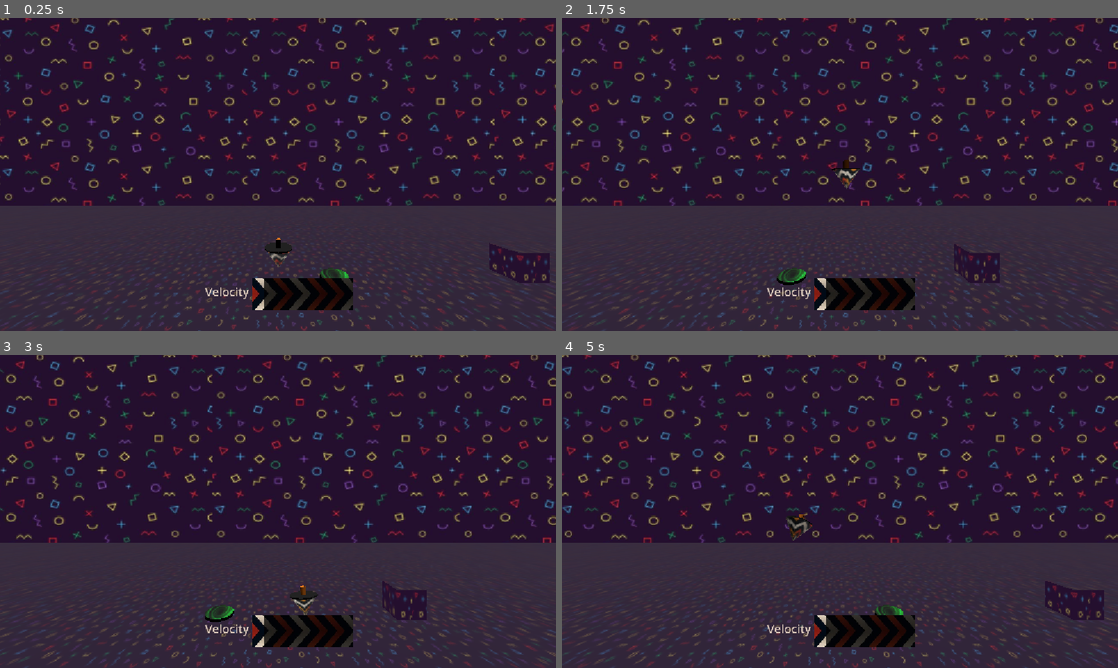
Above: before the commit, frames 1-4 (two rows, left to right).
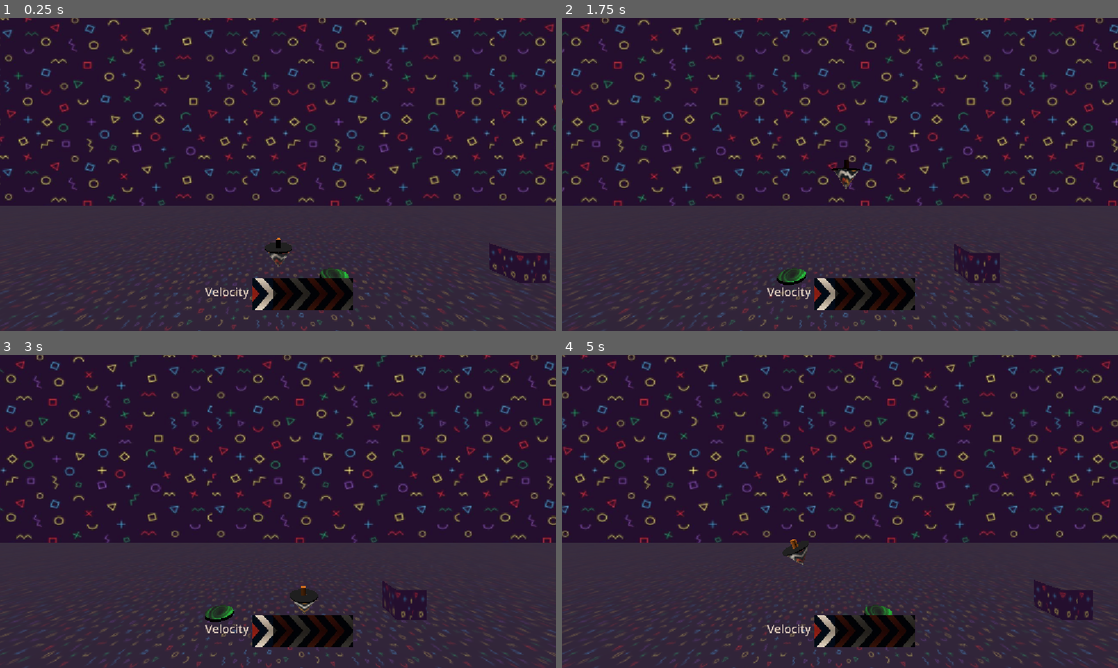
Above: after the commit, the same moments.

Repository: Tal1762/JuniperGameJam
Game: Godot game, scene res://space.tscn
Two runs of this game, one before a commit and one after it. Both use one fixed random seed, a clock stepped at 60 frames per second and the inputs below.
Inputs:
- Up to frame 1 (0.25 s): no input
- Up to frame 2 (1.75 s): hold D (right) 0.53-1.28 s; hold A (left) from 1.28 s (still down)
- Up to frame 3 (3 s): release A (left) at 2.03 s; hold D (right) from 2.03 s (still down)
- Up to frame 4 (5 s): release D (right) at 3.53 s; hold A (left) from 3.53 s (still down)

The runs differ from the first frame. In frame 1, less than 0.1% of the frame differs, in the area x 47-50%, y 72-93%; in frame 2, 0.2%; in frame 3, 0.2%; in frame 4, 12%, in the area x 0-100%, y 0-100%.

Commit message:
modifications and pseudospeed

Diff:
--- a/bounce_pad.gd
+++ b/bounce_pad.gd
@@ -15,4 +15,4 @@
 func _on_body_entered(body: Node3D) -> void:
 	if body is not RigidBody3D:
 		return
-	body.apply_force(Vector3(0,500,0))
+	body.apply_central_force(Vector3(0,500,0))
--- a/bounce_pad.tscn
+++ b/bounce_pad.tscn
@@ -13,7 +13,7 @@
 height = 0.1
 
 [sub_resource type="CylinderShape3D" id="CylinderShape3D_sqs3k"]
-height = 0.1
+height = 0.01
 
 [node name="Bounce Pad" type="Area3D" unique_id=520150788]
 script = ExtResource("1_6f368")
--- a/level_1.tscn
+++ b/level_1.tscn
@@ -4,6 +4,7 @@
 [ext_resource type="PackedScene" uid="uid://3nm8ucwmu55v" path="res://top.tscn" id="1_hn12h"]
 [ext_resource type="Script" uid="uid://ck5ogrhoddyyd" path="res://camera_3d.gd" id="2_hbghi"]
 [ext_resource type="PackedScene" uid="uid://chreffqw7kr7f" path="res://bounce_pad.tscn" id="4_ihfcg"]
+[ext_resource type="PackedScene" uid="uid://cnyvu8rv585u6" path="res://speed_bar.tscn" id="5_rka8t"]
 
 [sub_resource type="Gradient" id="Gradient_hbghi"]
 offsets = PackedFloat32Array(0, 0.23067908, 0.69378006, 1)
@@ -61,3 +62,6 @@
 
 [node name="Bounce Pad" parent="." unique_id=520150788 instance=ExtResource("4_ihfcg")]
 transform = Transform3D(1, 0, 0, 0, 1, 0, 0, 0, 1, -14.1253, 0.500292, 0)
+
+[node name="SpeedBar" parent="." unique_id=553177468 node_paths=PackedStringArray("player") instance=ExtResource("5_rka8t")]
+player = NodePath("../Top")
--- a/speed_bar.gd
+++ b/speed_bar.gd
@@ -1,3 +1,4 @@
+class_name SpeedBar
 extends Control
 
 
--- a/top.gd
+++ b/top.gd
@@ -1,11 +1,11 @@
 class_name Top
 extends RigidBody3D
 
-@export var stability_factor:float = 1.5
+@export var stability_factor:float = 4
 @export var terminal_velocity:float = 15.0
 @export var velocity:float = 15.0
-@export var continous_spin:float = 100.0
-
+const continous_spin:float = .5
+@export var pseudo_speed:float = 80
 # Called when the node enters the scene tree for the first time.
 func _ready() -> void:
 	apply_torque(Vector3(0, 10000, 0))
@@ -50,4 +50,8 @@
 	#apply_torque(Vector3(0, -10 * angular_velocity.y / 100 ,0))
 
 func get_ang_y_vel() -> float:
-	return angular_velocity.y
+	return pseudo_speed
+
+func inc_pseudo_speed(inc:float):
+	pseudo_speed += inc
+	#if pseudo_speed > x:
--- a/top.tscn
+++ b/top.tscn
@@ -30,6 +30,7 @@
 
 [node name="Top" type="RigidBody3D" unique_id=711918422]
 physics_material_override = SubResource("PhysicsMaterial_qtpbo")
+can_sleep = false
 script = ExtResource("1_rl3jk")
 
 [node name="Skin" type="MeshInstance3D" parent="." unique_id=1889066378]
